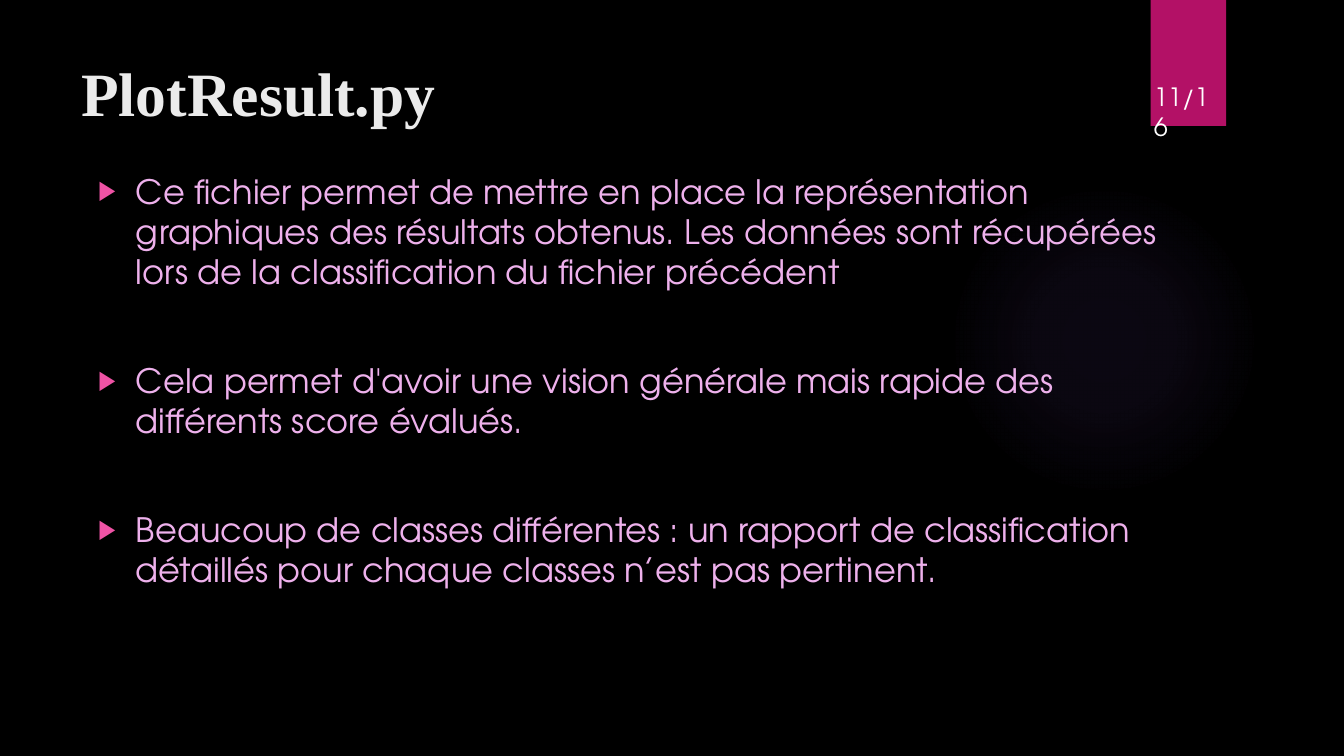
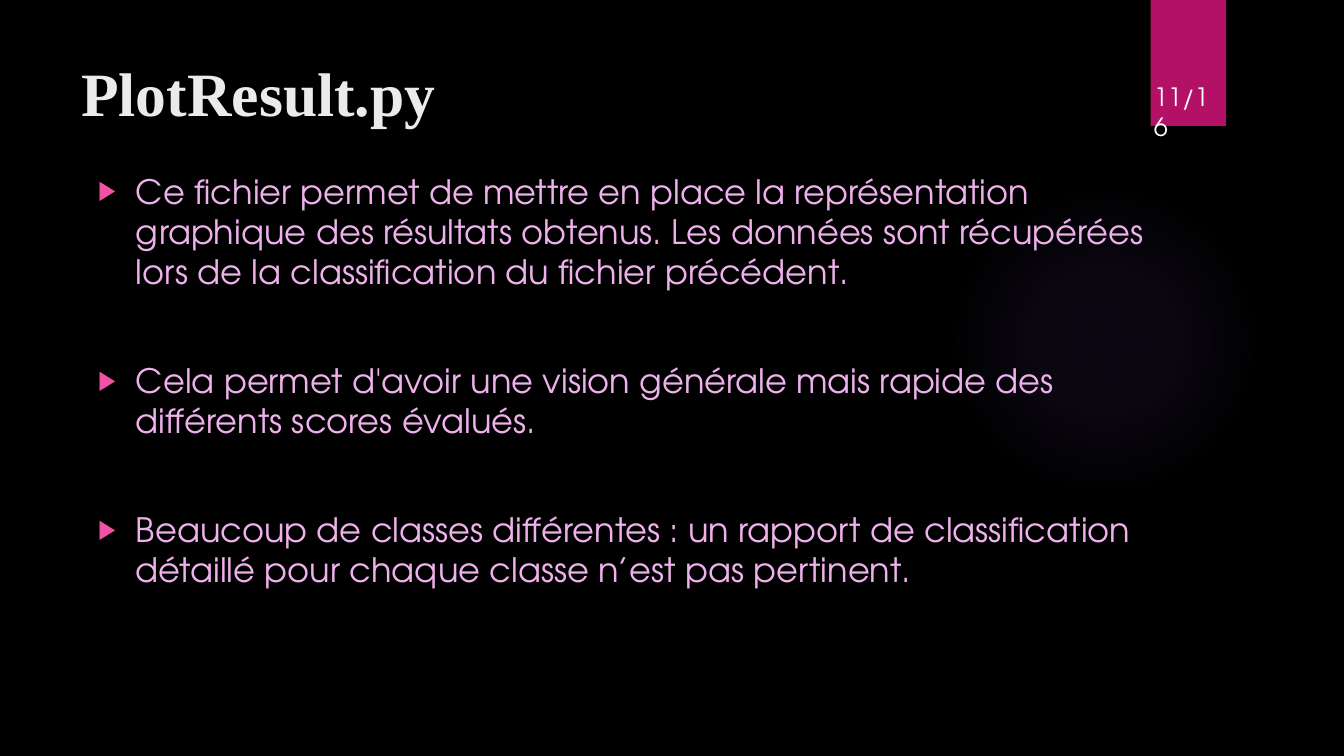
Before and after one commit to WolvesWithSword/TATIA, a slide deck: slide 12 of Rapport/Soutenance.pptx. Drawn at 1344x756 pixels with LibreOffice and Linux fonts; fonts in the diff are those of the drawing; background and template pictures are left out. Boxes give left, top, right and bottom in pixels: in the first picture for what was removed or moved away, otherwise in the second. Text is boxed around its words. In the diff, an @@ line names an element or a change of style, - is before the commit and + after.

```diff
--- a/Rapport/Soutenance.pptx
+++ b/Rapport/Soutenance.pptx
@@ text at box(136, 178, 1143, 589): text changed @@
-▶ Ce fichier permet de mettre en place la représentation graphiques des résultats obtenus. Les données sont récupérées lors de la classification du fichier précédent
-▶ Cela permet d'avoir une vision générale mais rapide des différents score évalués.
-▶ Beaucoup de classes différentes : un rapport de classification détaillés pour chaque classes n’est pas pertinent.
+▶ Ce fichier permet de mettre en place la représentation graphique des résultats obtenus. Les données sont récupérées lors de la classification du fichier précédent.
+▶ Cela permet d'avoir une vision générale mais rapide des différents scores évalués.
+▶ Beaucoup de classes différentes : un rapport de classification détaillé pour chaque classe n’est pas pertinent.
```
Also in this commit, not shown: 5 other slides changed.
